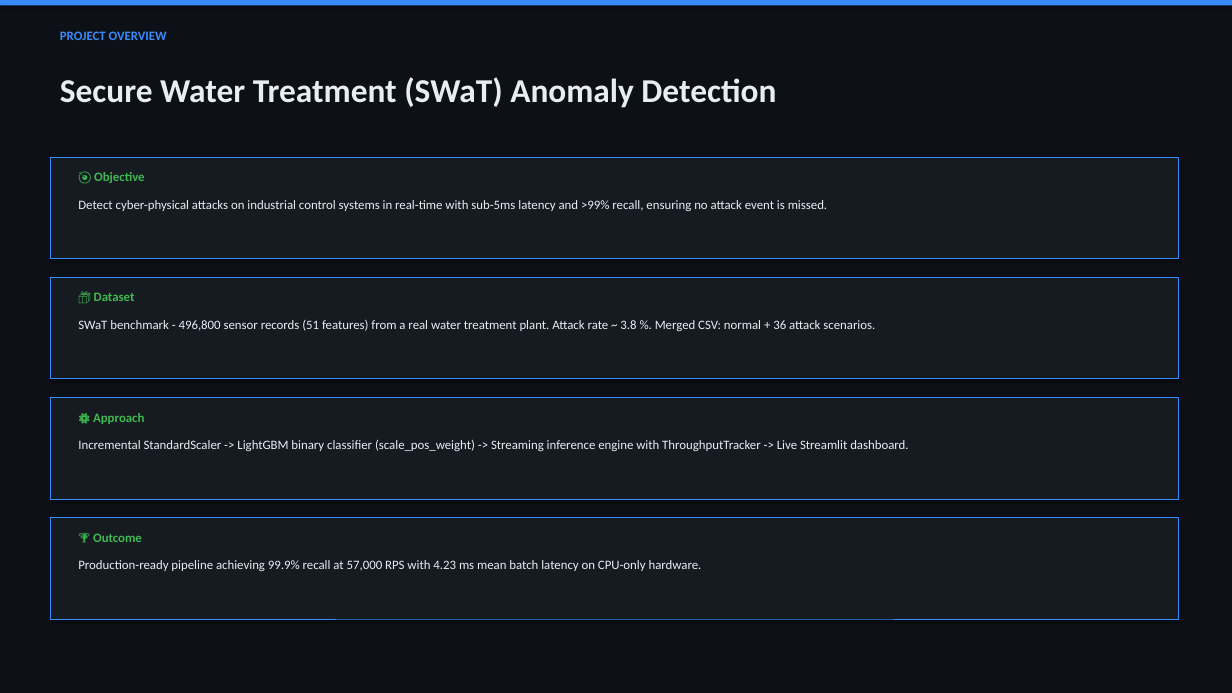
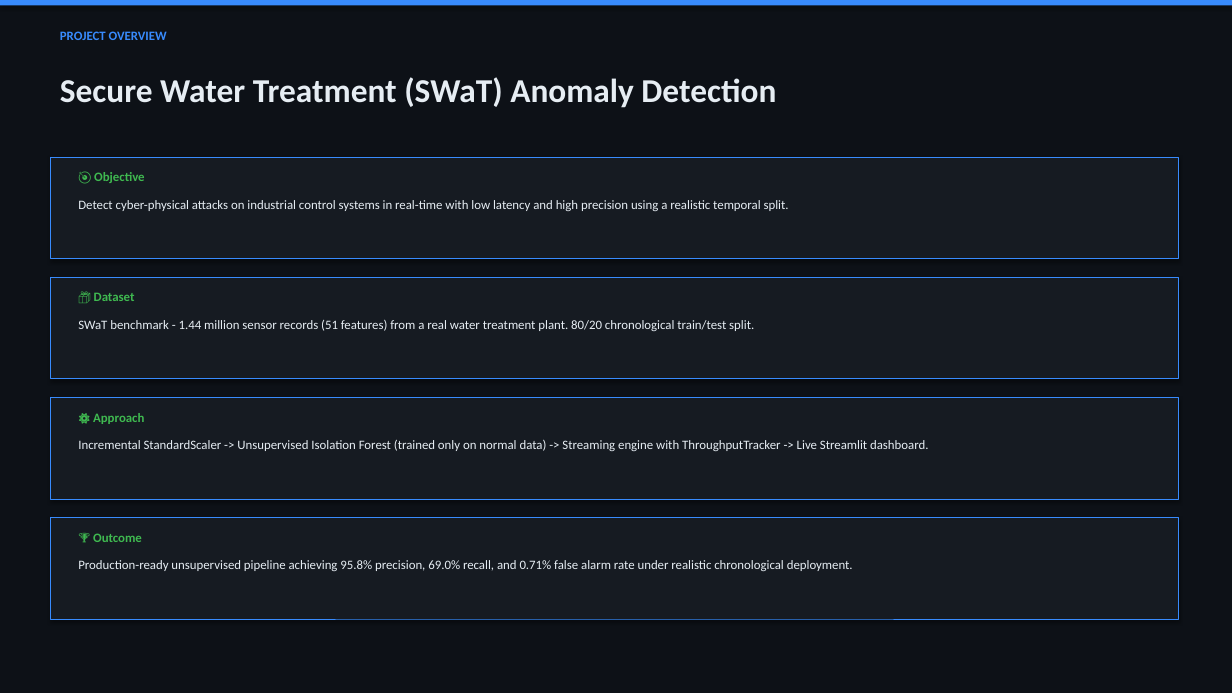
Before and after one commit to Senayldz/ml-for-streaming-data, a slide deck: slide 2 of reports/SWaT_Evaluation_Report.pptx. Drawn at 1232x693 pixels with LibreOffice and Linux fonts; fonts in the diff are those of the drawing. Boxes give left, top, right and bottom in pixels: in the first picture for what was removed or moved away, otherwise in the second. Text is boxed around its words. In the diff, an @@ line names an element or a change of style, - is before the commit and + after.

Commit message:
fix(model): correct anomaly score normalization and update evaluation reports

```diff
--- a/reports/SWaT_Evaluation_Report.pptx
+++ b/reports/SWaT_Evaluation_Report.pptx
@@ text at <box>78,200,789,211</box>: text changed @@
-Detect cyber-physical attacks on industrial control systems in real-time with sub-5ms latency and >99% recall, ensuring no attack event is missed.
+Detect cyber-physical attacks on industrial control systems in real-time with low latency and high precision using a realistic temporal split.
@@ text at <box>78,320,754,331</box>: text changed @@
-SWaT benchmark - 496,800 sensor records (51 features) from a real water treatment plant. Attack rate ~ 3.8 %. Merged CSV: normal + 36 attack scenarios.
+SWaT benchmark - 1.44 million sensor records (51 features) from a real water treatment plant. 80/20 chronological train/test split.
@@ text at <box>78,440,928,451</box>: text changed @@
-Incremental StandardScaler -> LightGBM binary classifier (scale_pos_weight) -> Streaming inference engine with ThroughputTracker -> Live Streamlit dashboard.
+Incremental StandardScaler -> Unsupervised Isolation Forest (trained only on normal data) -> Streaming engine with ThroughputTracker -> Live Streamlit dashboard.
@@ text at <box>78,560,853,571</box>: text changed @@
-Production-ready pipeline achieving 99.9% recall at 57,000 RPS with 4.23 ms mean batch latency on CPU-only hardware.
+Production-ready unsupervised pipeline achieving 95.8% precision, 69.0% recall, and 0.71% false alarm rate under realistic chronological deployment.
```
Also in this commit, not shown: 3 other slides changed, 7 other files.
